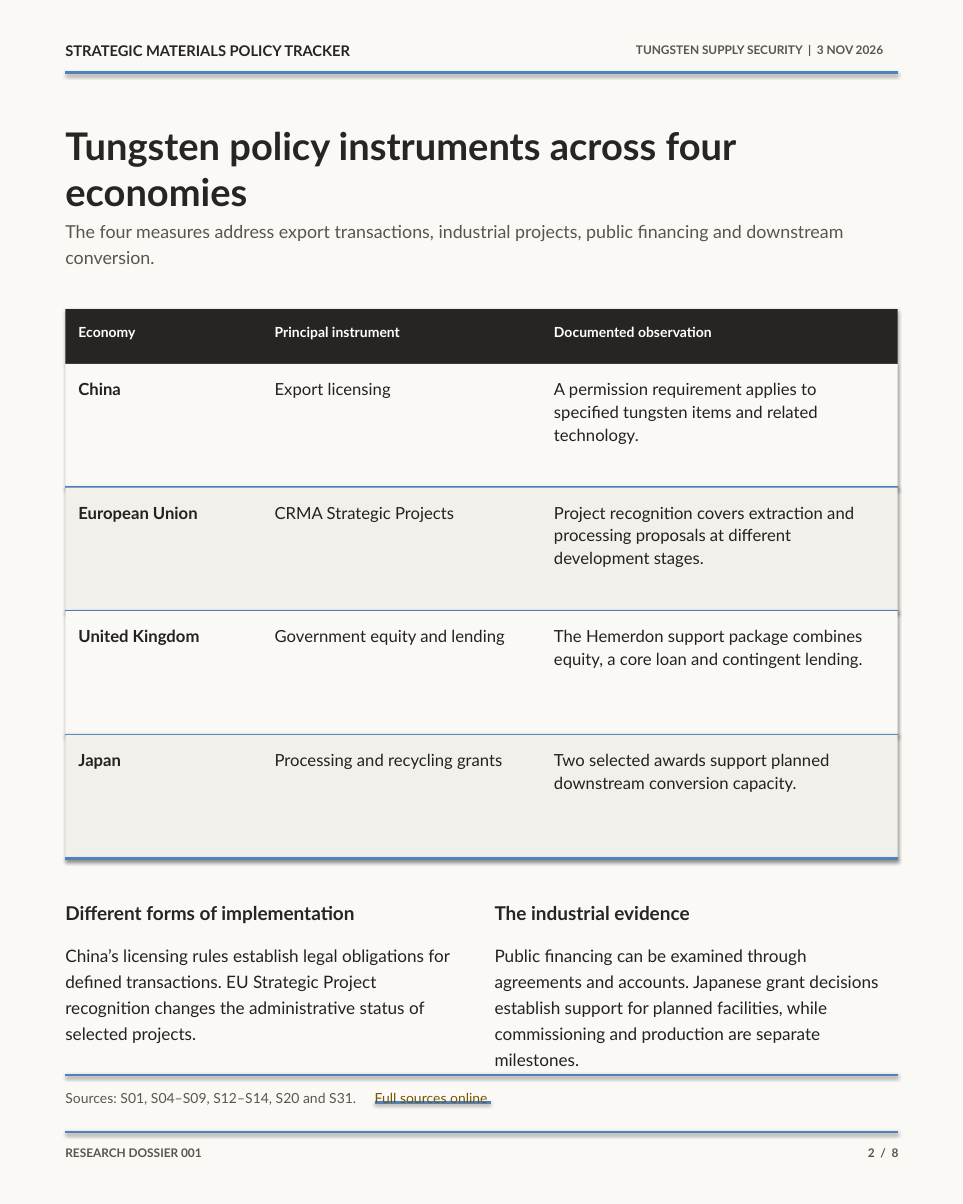
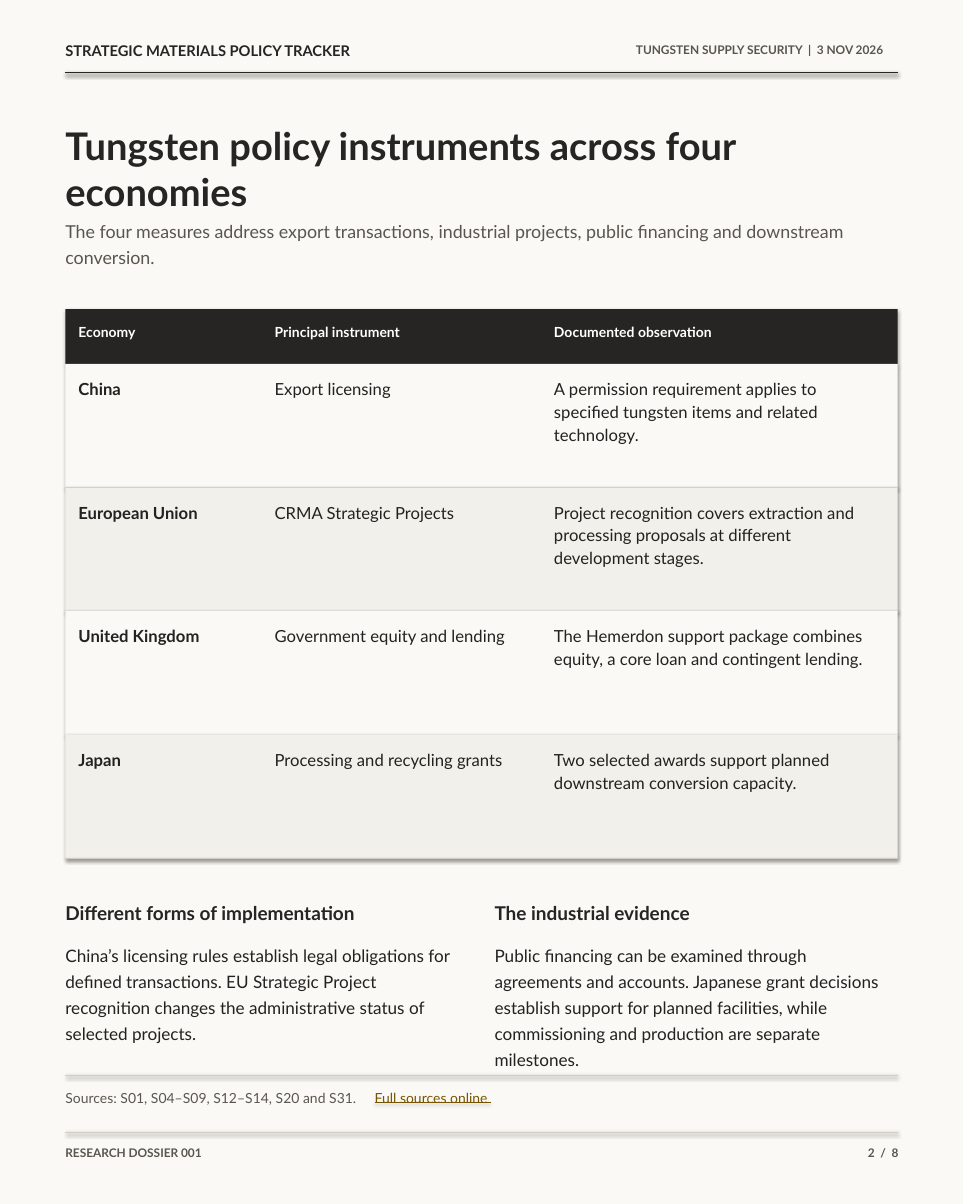
Before and after one commit to VSSpowerlifting/strategic-materials-policy-tracker, a slide deck: slide 2 of research/legacy-archivo-review-20261106/R001_Tungsten_Archivo_candidate.pptx. Drawn at 963x1204 pixels with LibreOffice and Linux fonts; fonts in the diff are those of the drawing. Boxes give left, top, right and bottom in pixels: in the first picture for what was removed or moved away, otherwise in the second. Text is boxed around its words. In the diff, an @@ line names an element or a change of style, - is before the commit and + after.

```diff
--- a/research/legacy-archivo-review-20261106/R001_Tungsten_Archivo_candidate.pptx
+++ b/research/legacy-archivo-review-20261106/R001_Tungsten_Archivo_candidate.pptx
@@ line (65, 73) - (898, 73): stroke #4F81BD 2 pt to #262523 1.6 pt @@
@@ line (65, 487) - (898, 487): stroke #4F81BD 2 pt to #D0CCC3 0.55 pt @@
@@ line (65, 611) - (898, 611): stroke #4F81BD 2 pt to #D0CCC3 0.55 pt @@
@@ line (65, 734) - (898, 734): stroke #4F81BD 2 pt to #D0CCC3 0.55 pt @@
@@ line (65, 859) - (898, 859): stroke #4F81BD 2 pt to #D0CCC3 0.55 pt @@
@@ line (65, 1075) - (898, 1075): stroke #4F81BD 2 pt to #D0CCC3 0.7 pt @@
@@ line (375, 1103) - (490, 1103): stroke #4F81BD 2 pt to #785500 0.7 pt @@
@@ line (65, 1132) - (898, 1132): stroke #4F81BD 2 pt to #D0CCC3 0.65 pt @@
```
Also in this commit, not shown: 7 other slides changed, 9 other files.
